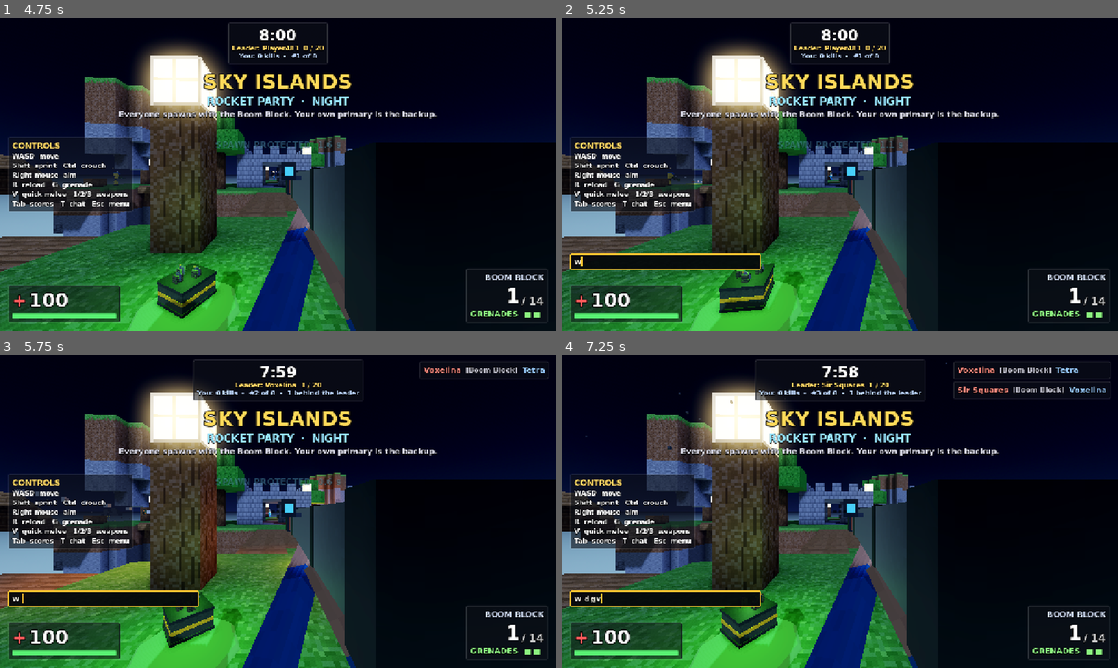
Above: before the commit, frames 1-4 (two rows, left to right).
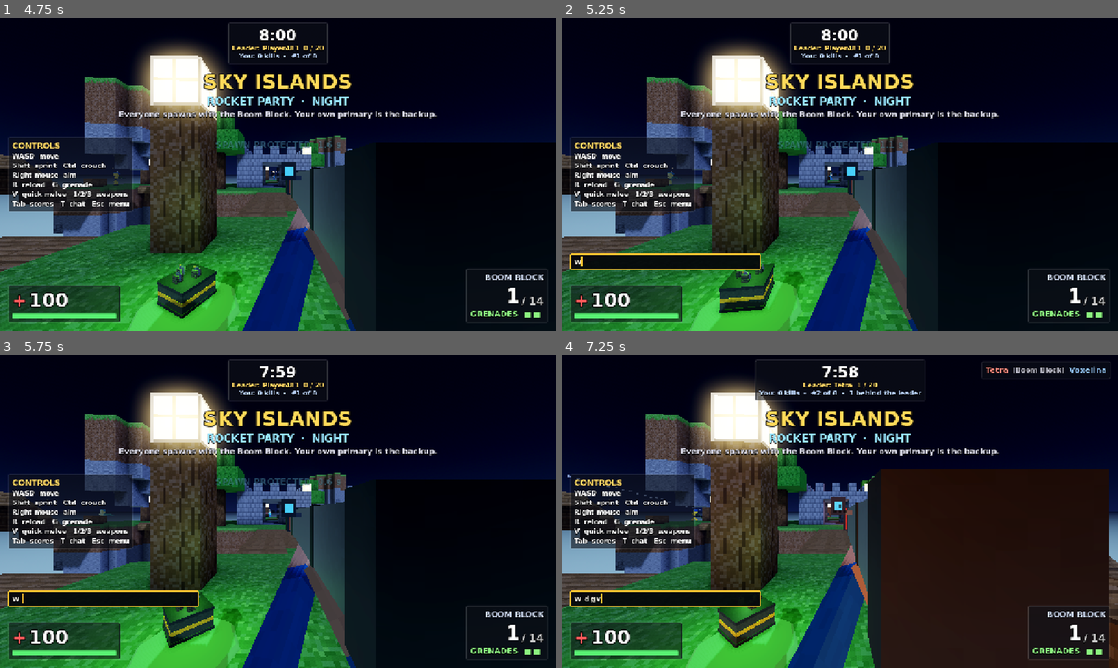
Above: after the commit, the same moments.

Repository: SubToFeralsloth11/timbum
Game: Godot game, scene res://scenes/main_menu.tscn
Two runs of this game, one before a commit and one after it. Both use one fixed random seed, a clock stepped at 60 frames per second and the inputs below.
Inputs (mouse positions are in pixels of both pictures, inside the frame that each line leads up to):
- Up to frame 1 (4.75 s): click "PLAY VS BOTS" at 0.5 s; click "EASY" at 1.25 s; click "EASY" at 2 s; click "NORMAL" at 2.75 s; click "NORMAL" at 3.5 s; click "START MATCH" at 4.25 s
- Up to frame 2 (5.25 s): tap Enter at 5 s; move the mouse to (867, 174) at 5.02 s; hold W (move_forward) from 5.03 s (still down); hold Right mouse button (aim) from 5.03 s (still down)
- Up to frame 3 (5.75 s): keep holding W (move_forward); keep holding Right mouse button (aim); tap Space (jump) at 5.27 s; click (305, 511) at 5.3 s
- Up to frame 4 (7.25 s): release W (move_forward) at 5.75 s; release Right mouse button (aim) at 5.75 s; drag from (728, 527) to (812, 574) at 5.77 s; move the mouse to (895, 442) at 6.52 s; hold D (move_right) from 6.53 s (still down); hold G (grenade) from 6.53 s (still down); tap V (melee) at 6.8 s

Frame 1 is identical in both runs. In frame 2, less than 0.1% of the frame differs, in the area x 19-49%, y 47-54%; in frame 3, 5.8%; in frame 4, 34%, in the area x 0-100%, y 2-100%.

Commit message:
Stop bots firing on spawn-protected players and queuing stale grenade or melee presses

Diff:
--- a/scripts/game/bot_brain.gd
+++ b/scripts/game/bot_brain.gd
@@ -170,6 +170,8 @@
 	p.in_jump = false
 	p.in_sprint = false
 	p.in_crouch = false
+	# A melee press blocked by a weapon switch must not swing later, after the target has moved off.
+	p.in_melee = false
 
 
 # ---------------------------------------------------------------- perception
@@ -287,7 +289,7 @@
 	if primary == "rocket" and dist < 6.0:
 		want = 1 if sa.x + sa.y > 0 else 2
 	var reacted := target != null and _target_visible and _reaction_left <= 0.0
-	if reacted and dist < 2.2 and difficulty > 0 and p.current_slot != 2:
+	if reacted and dist < 2.2 and difficulty > 0 and p.current_slot != 2 and target.protection_left() <= 0.0:
 		p.in_melee = p.melee_timer <= 0.0 and randf() < 0.06
 	if want != p.current_slot and p.switch_timer <= 0.0:
 		p.in_slot = want
@@ -375,7 +377,9 @@
 	# Fire control.
 	var want_aim := wid != "knife" and wid != "shotgun" and (dist > 14.0 or wid == "sniper")
 	p.in_aim = want_aim and (difficulty > 0 or wid == "sniper")
-	if _reaction_left > 0.0 or thrown:
+	# The server ignores damage to a spawn-protected player, and firing would end the bot's own
+	# protection, so hold fire (keep tracking) until the shimmer is gone.
+	if _reaction_left > 0.0 or thrown or target.protection_left() > 0.0:
 		return
 	if wid == "sniper" and (p.aim_blend < 0.95 or _tracking_time < SNIPER_SETTLE[difficulty]):
 		return
@@ -445,6 +449,10 @@
 func _maybe_grenade(delta: float, dist: float) -> bool:
 	_grenade_timer -= delta
 	if _grenade_timer > 0.0 or p.grenades <= 0 or dist < 7.0 or dist > 24.0:
+		return false
+	# The throw must happen this frame: the aim below is set for one frame only, and a press queued
+	# behind a weapon switch, melee or the grenade cooldown would leave later at whatever aim then.
+	if p.in_slot >= 0 or p.switch_timer > 0.0 or p.melee_timer > 0.0 or p.grenade_cooldown > 0.0 or target.protection_left() > 0.0:
 		return false
 	_grenade_timer = randf_range(8.0, 16.0)
 	if randf() > GRENADE_CHANCE[difficulty]:
